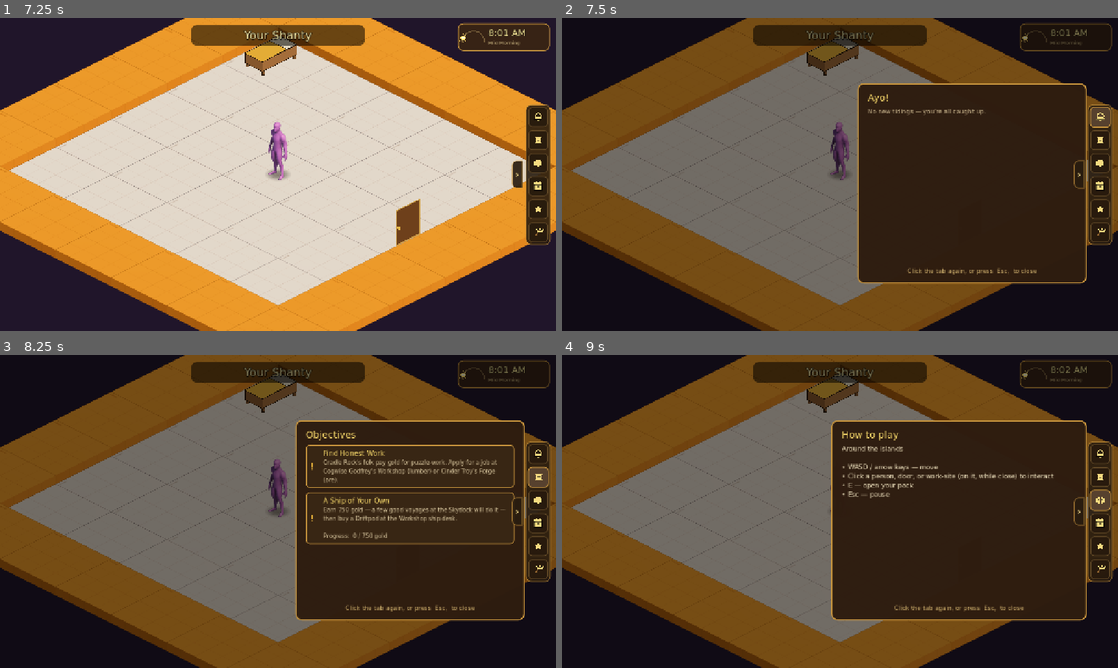
Above: before the commit, frames 1-4 (two rows, left to right).
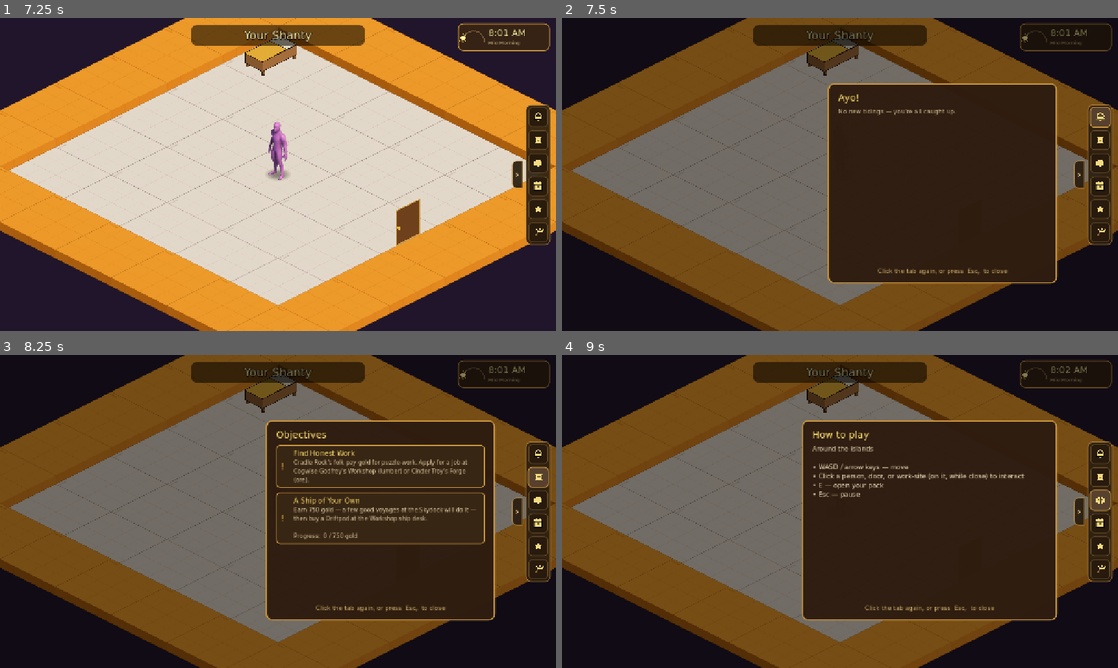
Above: after the commit, the same moments.

Repository: TairoyZone/shivaliva-shanty
Game: Godot game, scene res://main.tscn
Same seed, same stepped clock (60 frames per second), same inputs: the game is played once before the commit and once after it.
Inputs (mouse positions are in pixels of both pictures, inside the frame that each line leads up to):
- Up to frame 1 (7.25 s): click "New Game" at 0.5 s; click (266, 152) at 1.27 s; type "Alex" at 1.35 s; click "New Game" at 2 s; click (439, 152) at 2.75 s; click "Male" at 3.5 s; click "Female" at 4.25 s; click "Other" at 5 s; click "Set sail" at 5.75 s; click "Let's get to it" at 6.5 s
- Up to frame 2 (7.5 s): click "0" at 7.25 s
- Up to frame 3 (8.25 s): click (539, 477) at 8.02 s
- Up to frame 4 (9 s): click (1101, 498) at 8.77 s

Frame 1 is identical in both runs. In frame 2, 7.4% of the frame differs, in the area x 47-95%, y 20-86%; in frame 3, 9.3%; in frame 4, 8.3%.

Commit message:
fix(ui): user-panel window clears the tab rail (no more side-panel overlap)
The content pane was corner-pinned at offset_right -72, but the rail apparatus on
the right is wider than that — the icon strip (~84px on touch) + its tuck handle
(26px) + margins ≈ 140px. So the pane's right edge sat ~24px INSIDE the rail, and
any right-edge content (the backpack trash bin / bag-upgrade cost, and the same on
every tab) slid under it. Bumped the window's right clearance to 140px so the pane
sits fully left of the rail + handle. Affects ALL tabs, not just the backpack.
Screenshot-verified.

Co-Authored-By: Claude Opus 4.8 (1M context) <noreply@anthropic.com>

Diff:
--- a/interface/inventory_panel/inventory_panel.gd
+++ b/interface/inventory_panel/inventory_panel.gd
@@ -134,13 +134,16 @@
 	_window = PanelContainer.new()
 	_window.add_theme_stylebox_override("panel", _window_style())
 	# Corner-pin the window just LEFT of the rail + BELOW the top HUD, growing left + down to fit its page
-	# (equal left/right + top/bottom offsets at the pin point + grow directions — a shrink container).
+	# (equal left/right + top/bottom offsets at the pin point + grow directions — a shrink container). The right
+	# edge must clear the WHOLE rail apparatus (the icon strip ~84px + its tuck HANDLE ~26px + margins), else the
+	# window's right-edge content slides under the rail — RAIL_CLEARANCE is that gap (fixes the side-panel overlap).
+	const RAIL_CLEARANCE : float = 140.0
 	_window.anchor_left = 1.0
 	_window.anchor_right = 1.0
 	_window.anchor_top = 0.0
 	_window.anchor_bottom = 0.0
-	_window.offset_left = -72.0
-	_window.offset_right = -72.0
+	_window.offset_left = -RAIL_CLEARANCE
+	_window.offset_right = -RAIL_CLEARANCE
 	_window.offset_top = 150.0
 	_window.offset_bottom = 150.0
 	_window.grow_horizontal = Control.GROW_DIRECTION_BEGIN
